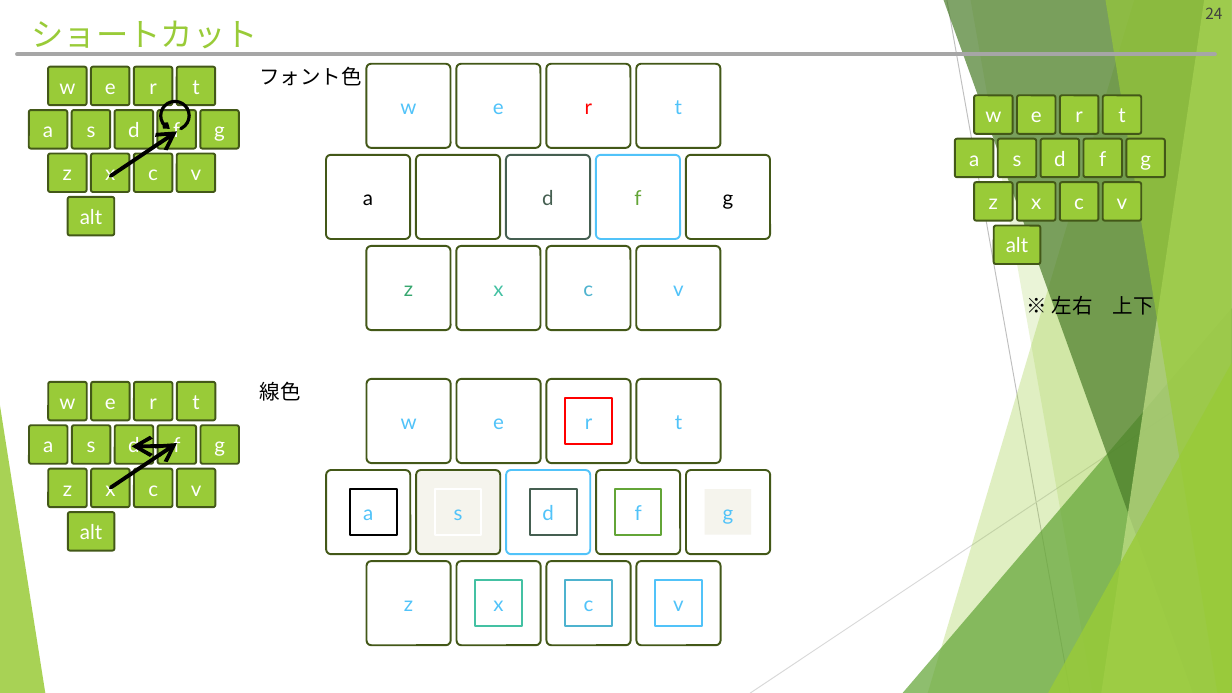
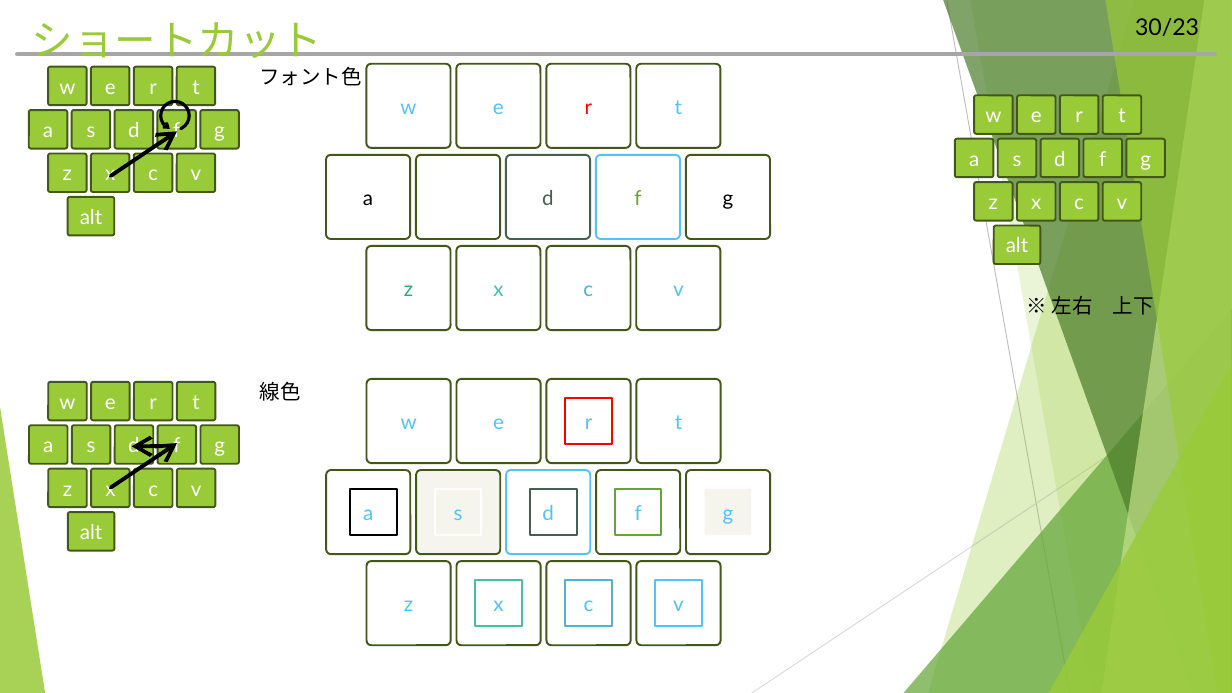
Before and after one commit to hitsuji-ga-u/pawapo, a slide deck: slide 31 of slide/customUI_debug.pptm (slide 24 before the commit). Drawn at 1232x693 pixels with LibreOffice and Linux fonts; fonts in the diff are those of the drawing. Boxes give left, top, right and bottom in pixels: in the first picture for what was removed or moved away, otherwise in the second. Text is boxed around its words. In the diff, an @@ line names an element or a change of style, - is before the commit and + after.

```diff
--- a/slide/customUI_debug.pptm
+++ b/slide/customUI_debug.pptm
@@ title "ショートカット" at (31,22,322,58): size 25.2 to 32.4 pt @@
@@ outline redrawn in 5 elements at (928,0,1232,693), (970,0,1232,693), (944,0,1232,693), (1102,0,1232,693), (1105,0,1232,693) @@
@@ page number added at (1135,18,1199,36), 18 pt, text #000000 @@
+30/23
@@ page number removed at (1205,7,1222,19) @@
-24
```
Also in this commit, not shown: 24 other slides changed, 10 slides added, 1 slide removed, 8 other files.
